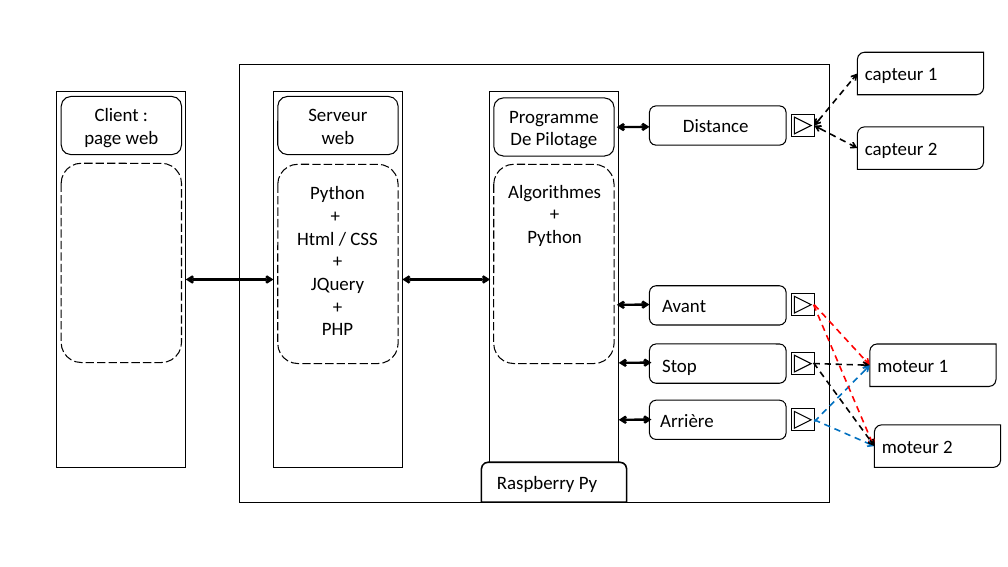
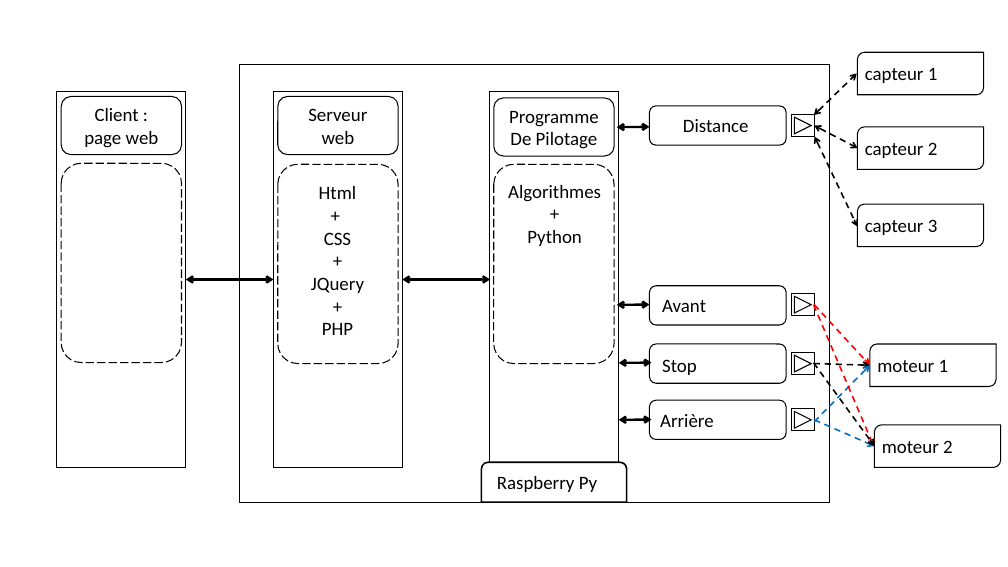
Before and after one commit to ecolelasource92/Raspberry-Pi_Car, a slide deck: slide 1 of Presentation1.pptx. Drawn at 1008x567 pixels with LibreOffice and Linux fonts; fonts in the diff are those of the drawing. Boxes give left, top, right and bottom in pixels: in the first picture for what was removed or moved away, otherwise in the second. Text is boxed around its words. In the diff, an @@ line names an element or a change of style, - is before the commit and + after.

Commit message:
Presentations (.pptx)
* update des modules et des langages de progammation utilisés

* fonctionnement serveur web et intéraction avec le code de la voiture

```diff
--- a/Presentation1.pptx
+++ b/Presentation1.pptx
@@ double arrow moved from (814, 126) - (858, 73) to (814, 115) - (857, 73) @@
@@ double arrow added from (814, 137) to (858, 227), #000000 1.5 pt dashed @@
@@ text at (319, 186, 356, 199): text changed @@
-Python
+Html
@@ round diag rect added at (858, 204, 984, 247), fill #FFFFFF, outline #000000 1 pt @@
@@ text at (324, 232, 351, 245): text changed @@
-Html / CSS
+CSS
@@ text added at (865, 219, 938, 235), 18 pt, text #000000 @@
+capteur 3
```
Also in this commit, not shown: 1 other file.
